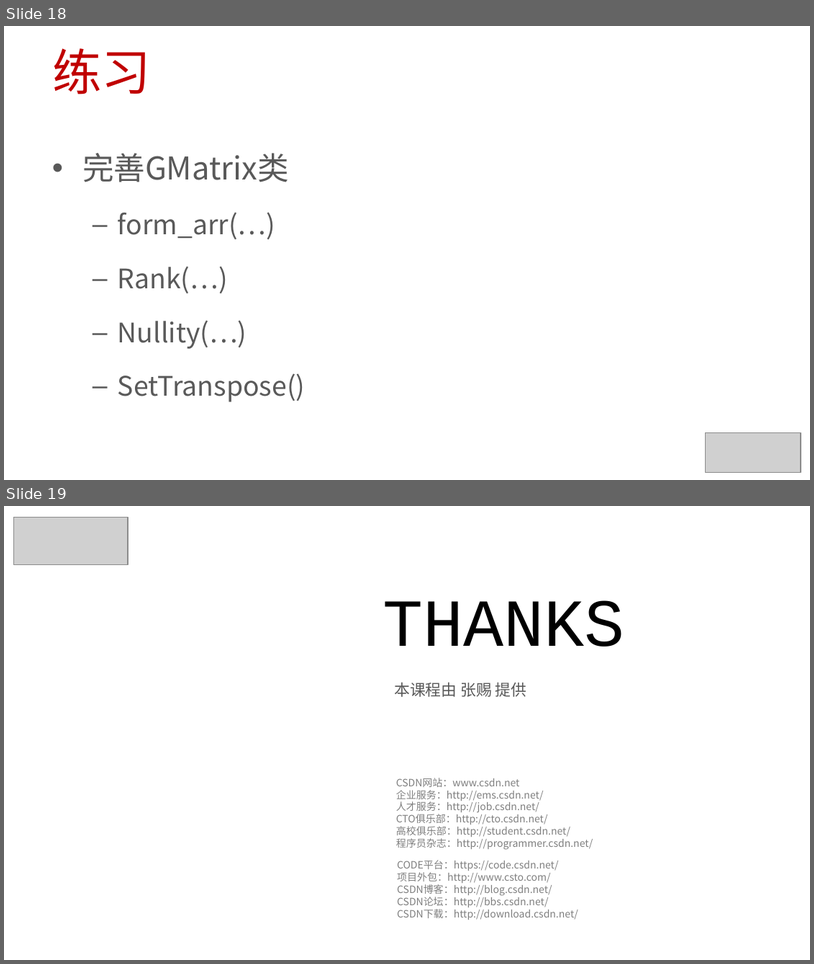
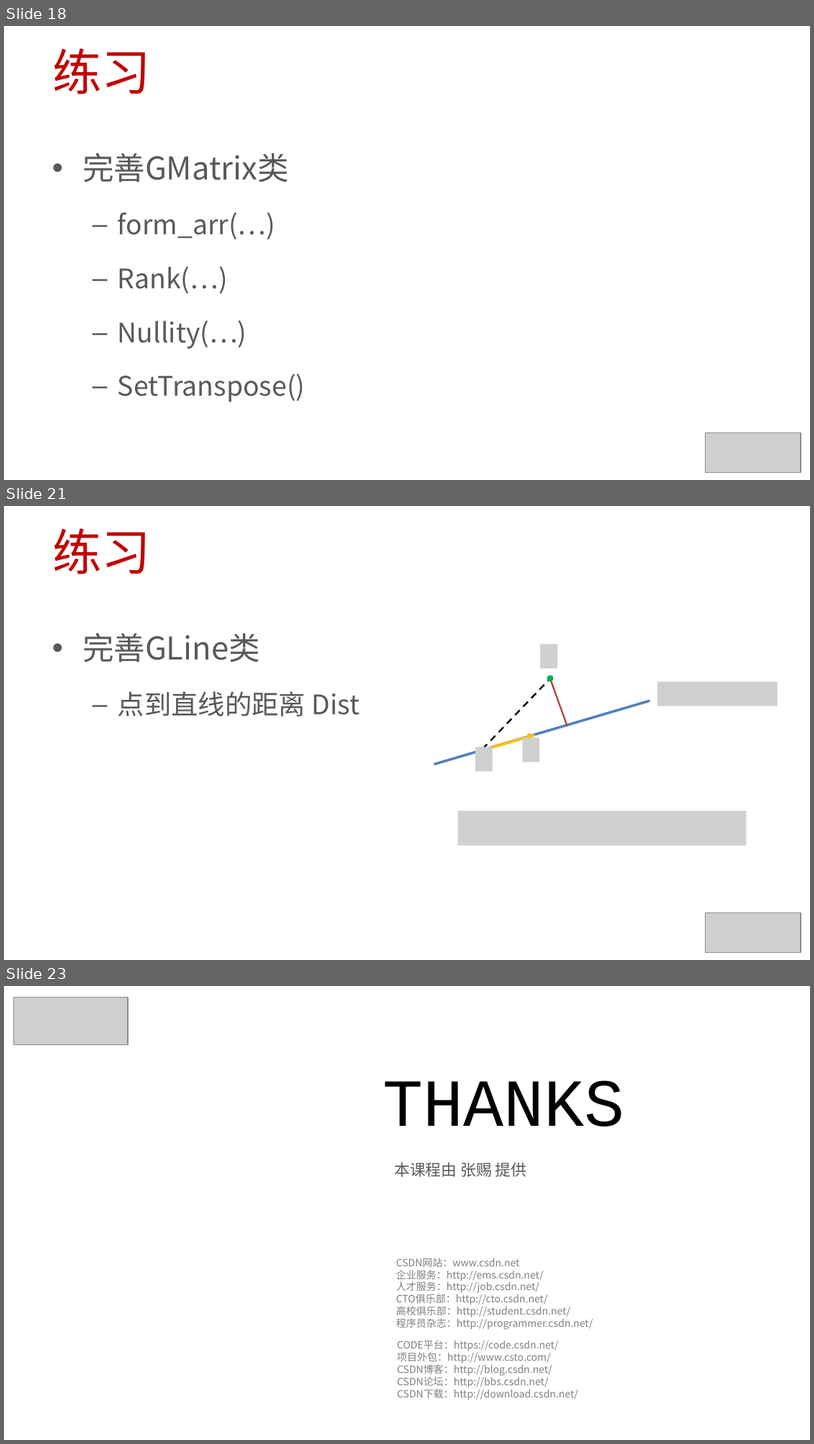
Before and after one commit to 0000duck/ComputerGraphicsBasics, a slide deck: PPT/C++练习.pptx. Shown one above the other, each under a label of ours: slides 18 and 19 before the commit, slides 18, 21 and 23 after it; the slides between them are not shown. The pictures are 814x964 and 814x1444 pixels, drawn with LibreOffice and Linux fonts; fonts in the diff are those of the drawing; grey boxes stand for pictures; background and template pictures are left out. Boxes give left, top, right and bottom in pixels: in the first picture for what was removed or moved away, otherwise in the second. Text is boxed around its words. In the diff, an @@ line names an element or a change of style, - is before the commit and + after.

```diff
--- a/PPT/C++练习.pptx
+++ b/PPT/C++练习.pptx
@@ slide 21 added at [4, 506, 810, 960], background #FFFFFF @@
@@ title added at [52, 528, 151, 574], 44 pt, text #C00000 @@
+练习
@@ text added at [82, 633, 360, 716], 24 pt, text #595959 @@
+• 完善GLine类
+  – 点到直线的距离 Dist
@@ picture added at [540, 644, 557, 668] @@
@@ line added from (553, 676) to (480, 752), #000000 1.5 pt dashed @@
@@ ellipse added at [548, 675, 554, 682], fill #00B050 @@
@@ line added from (549, 675) to (568, 726), #AE4845 1.5 pt @@
@@ picture added at [658, 682, 778, 706] @@
@@ line added from (434, 764) to (650, 700), #4F81BD 2.25 pt @@
@@ arrow added from (484, 749) to (535, 734), #FFC000 2.25 pt @@
@@ picture added at [522, 737, 540, 762] @@
@@ picture added at [476, 747, 493, 771] @@
@@ ellipse added at [479, 747, 486, 754], fill #FFC000 @@
@@ picture added at [458, 811, 747, 846] @@
@@ picture added at [705, 912, 801, 952] @@
@@ what was slide 19 is now slide 23 @@
```
Also in this commit, not shown: 1 slide changed, 3 other slides added, 1 other file.
